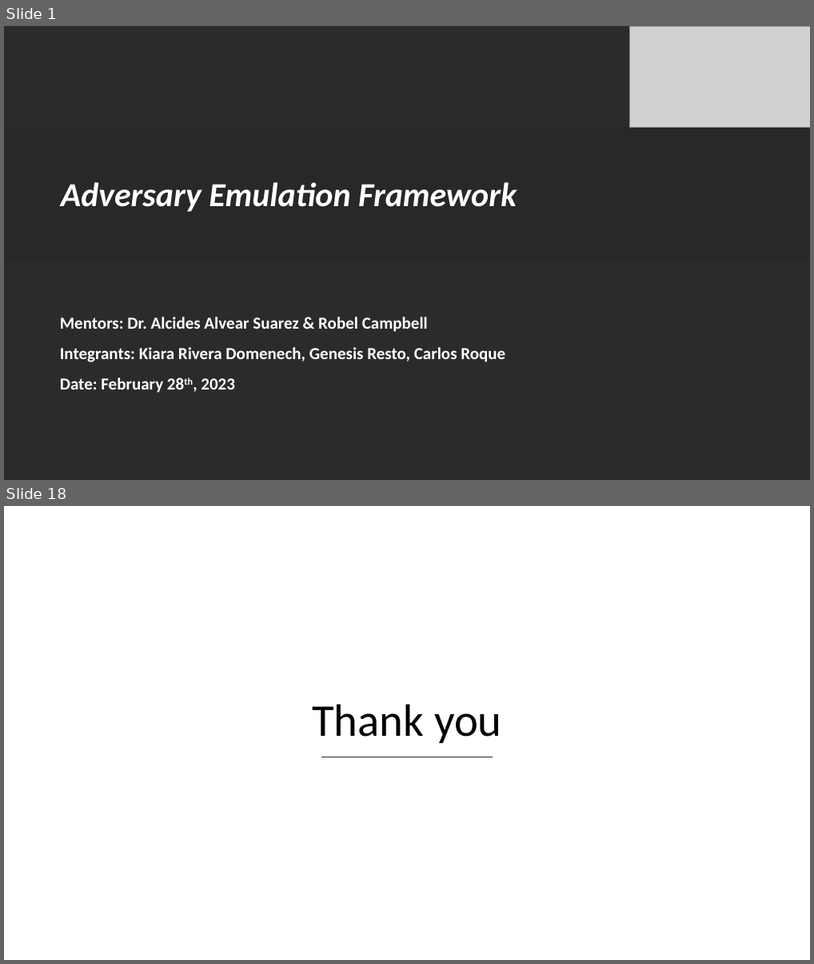
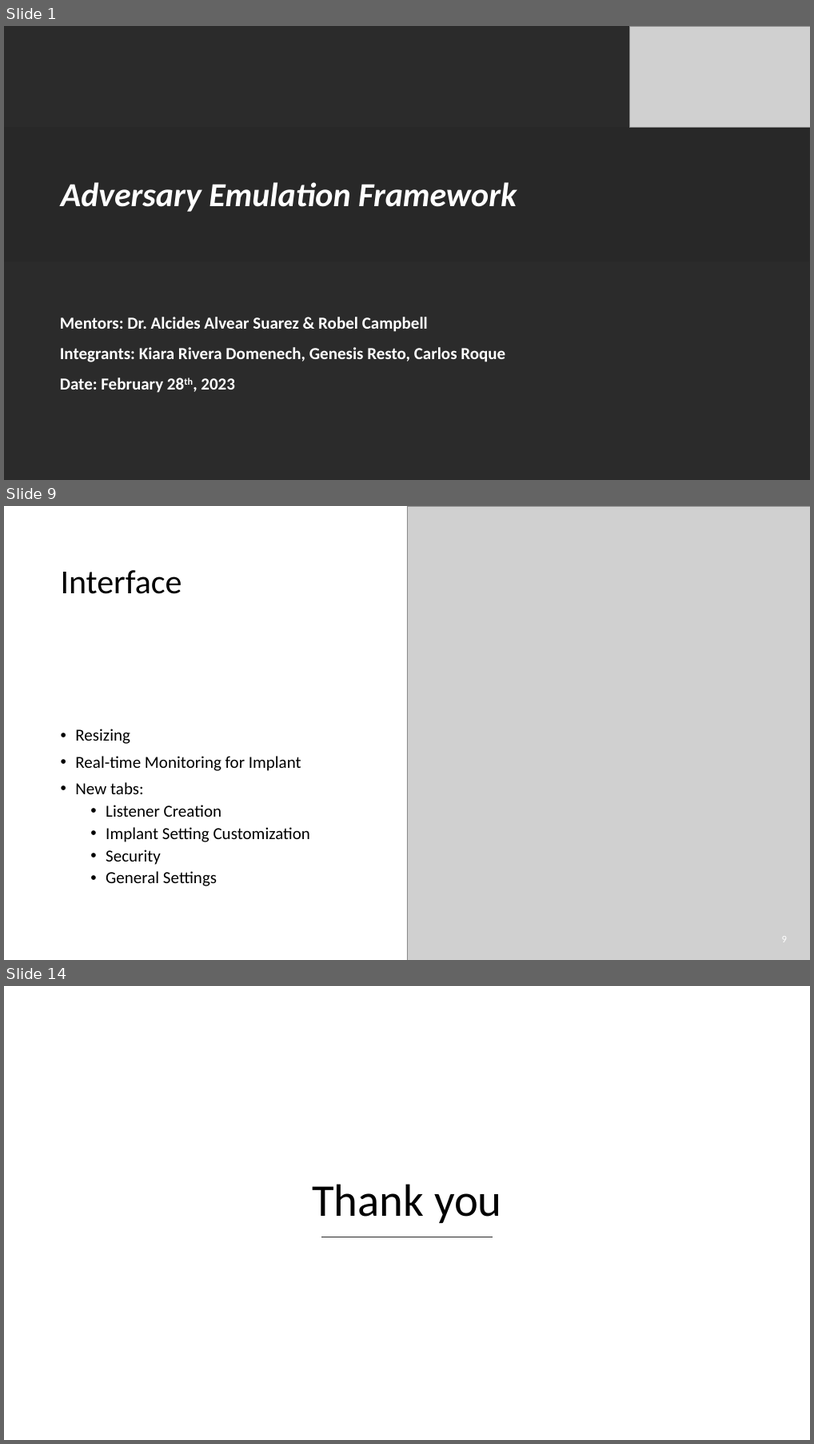
Before and after one commit to racoten/Capstone, a slide deck: Design/Capstone Final Presentation.pptx. Shown one above the other, each under a label of ours: slides 1 and 18 before the commit, slides 1, 9 and 14 after it; the slides between them are not shown. The pictures are 814x964 and 814x1444 pixels, drawn with LibreOffice and Linux fonts; fonts in the diff are those of the drawing; grey boxes stand for pictures; background and template pictures are left out; a plain dark background stands for a picture behind light text. Boxes give left, top, right and bottom in pixels: in the first picture for what was removed or moved away, otherwise in the second. Text is boxed around its words. In the diff, an @@ line names an element or a change of style, - is before the commit and + after.

```diff
--- a/Design/Capstone Final Presentation.pptx
+++ b/Design/Capstone Final Presentation.pptx
@@ slide 9 added at box(4, 506, 810, 960), background #FFFFFF @@
@@ rectangle added at box(4, 506, 568, 657), fill #FFFFFF @@
@@ picture added at box(407, 506, 810, 960) @@
@@ title added at box(61, 570, 182, 594), 40 pt, text #000000 @@
+Interface
@@ text added at box(75, 728, 310, 886), 20 pt, text #000000 @@
+• Resizing
+• Real-time Monitoring for Implant
+• New tabs:
+  • Listener Creation
+  • Implant Setting Customization
+  • Security
+  • General Settings
@@ page number added at box(782, 938, 787, 939), 12 pt, text #FFFFFF @@
+9
@@ what was slide 18 is now slide 14 @@
```
Also in this commit, not shown: 5 slides changed, 6 other slides added, 11 slides removed, 7 other files.
